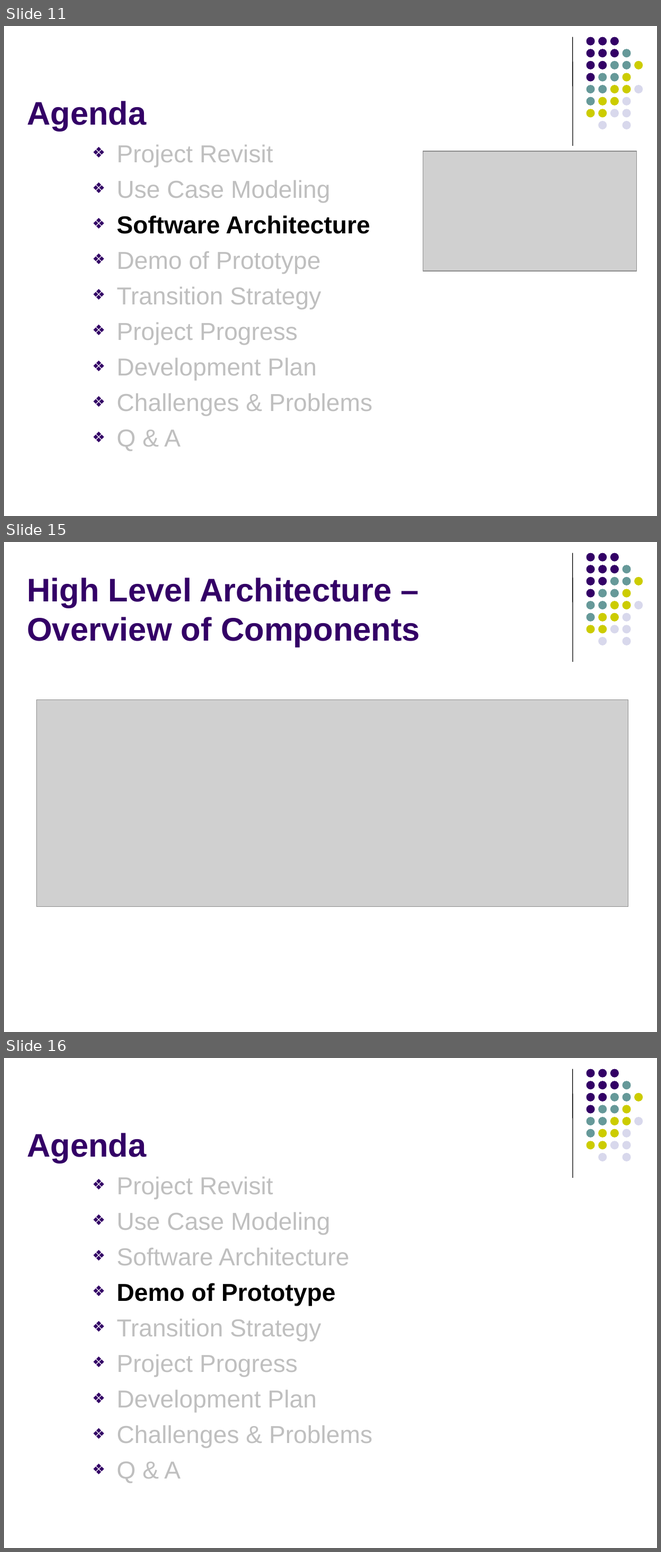
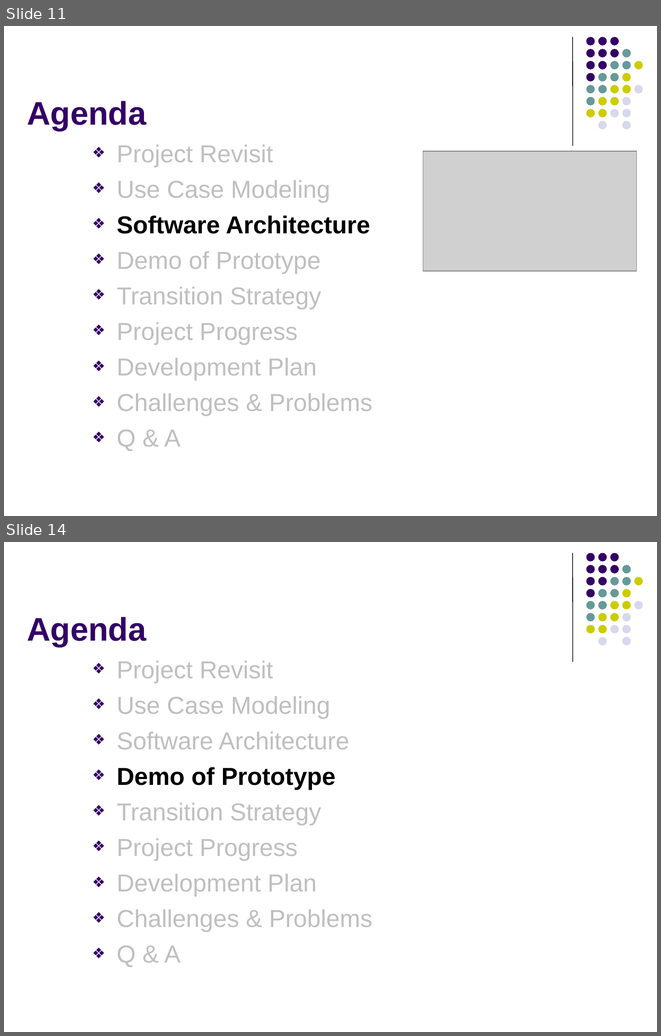
Before and after one commit to imireasa/mtech-se18-t08s, a slide deck: docs/W-9 Working Document/W-9.3 Presentation Slides/Phase 2/vms_presentation_2_v0.1.pptx. Shown one above the other, each under a label of ours: slides 11, 15 and 16 before the commit, slides 11 and 14 after it; the slides between them are not shown. The pictures are 661x1552 and 661x1036 pixels, drawn with LibreOffice and Linux fonts; fonts in the diff are those of the drawing; grey boxes stand for pictures. Boxes give left, top, right and bottom in pixels: in the first picture for what was removed or moved away, otherwise in the second. Text is boxed around its words. In the diff, an @@ line names an element or a change of style, - is before the commit and + after.

```diff
--- a/docs/W-9 Working Document/W-9.3 Presentation Slides/Phase 2/vms_presentation_2_v0.1.pptx
+++ b/docs/W-9 Working Document/W-9.3 Presentation Slides/Phase 2/vms_presentation_2_v0.1.pptx
@@ slide 15 removed at box(4, 542, 657, 1032), background #FFFFFF; not listed: 32 template elements that a slide beside it also shows @@
@@ title removed at box(27, 578, 420, 647) @@
-High Level Architecture – Overview of Components
@@ picture removed at box(37, 700, 628, 907) @@
@@ what was slide 16 is now slide 14 @@
```
Also in this commit, not shown: 9 slides changed, 1 slide added, 7 other slides removed, 2 other files.
